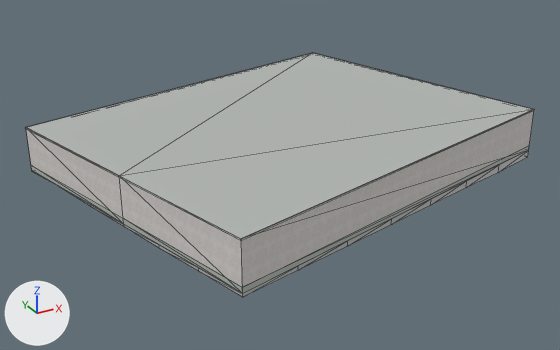
Two versions of the Blender file assets/blender/buildings/osm-way-24450069.blend, one commit apart.
One viewpoint serves both versions: a camera (50 mm lens) standing at (-23.9, -42.4, 20.2) and looking at (-0.9, -0.5, -0.7). Every picture has the same lights, and +X, +Y and +Z are marked at lower left. The picture after the commit comes second. Mesh edges are drawn as thin lines.

Script lines for the objects in view, before the commit:
```python
ob_reality_24450069_near_reality_concrete_plinth = bpy.data.objects.new('reality 24450069 near reality concrete plinth', me_reality_24450069_near_reality_concrete_plinth)
ob_reality_24450069_near_reality_concrete_plinth.parent = ob_osm_way_24450069
ob_reality_24450069_near_reality_concrete_plinth.location = (0.0, 0.0, 0.0)
ob_reality_24450069_near_reality_flat_weathered_roof = bpy.data.objects.new('reality 24450069 near reality flat weathered roof', me_reality_24450069_near_reality_flat_weathered_roof)
ob_reality_24450069_near_reality_flat_weathered_roof.parent = ob_osm_way_24450069
ob_reality_24450069_near_reality_flat_weathered_roof.location = (0.0, 0.0, 0.0)
ob_reality_24450069_near_reality_pale_aluminum_sill = bpy.data.objects.new('reality 24450069 near reality pale aluminum sill', me_reality_24450069_near_reality_pale_aluminum_sill)
ob_reality_24450069_near_reality_pale_aluminum_sill.parent = ob_osm_way_24450069
ob_reality_24450069_near_reality_pale_aluminum_sill.location = (0.0, 0.0, 0.0)
# also in view: 'reality 24450069 near reality aged pale plaster' at (0.0, 0.0, 1.5); 'building foundation 24450069' at (0.0, 0.0, -0.3)
```
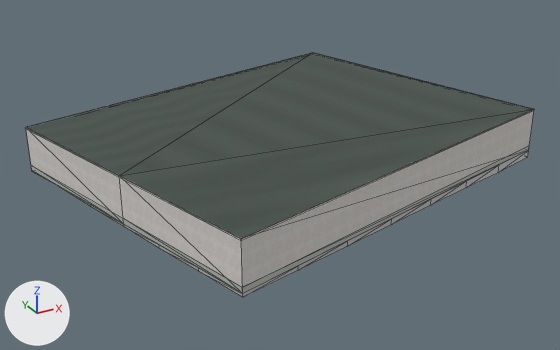
Where the change shows, as pixel boxes (x1, y1, x2, y2) in the pictures (560 x 350 px):
'reality 24450069 near reality flat weathered roof', surface changed (darker): (26, 53, 534, 239) in both
part 1 of me_reality_24450069_near_reality_pale_aluminum_sill, added: after (26, 53, 535, 241)

Diff of the bpy script that builds the scene:
```diff
--- a/assets/blender/buildings/osm-way-24450069.blend.py
+++ b/assets/blender/buildings/osm-way-24450069.blend.py
@@ img_roof_color_png @@
+img_roof_color_png = load_image('roof-color.png', '../../../public/models/architecture/textures/roof-color.png', 256, 256, 'sRGB')
@@ img_roof_normal_png @@
+img_roof_normal_png = load_image('roof-normal.png', '../../../public/models/architecture/textures/roof-normal.png', 256, 256, 'Non-Color')
@@ mat_reality_flat_weathered_roof @@
 mat_reality_flat_weathered_roof = bpy.data.materials.new('reality flat weathered roof')
-# nodes: BsdfPrincipled, OutputMaterial
-# colours: grey #b3b7b4
+# nodes: BsdfPrincipled, MixRGB, NormalMap, OutputMaterial, TexImage x2
+# colours: white #ffffff
+# uses the picture img_roof_color_png
+# uses the picture img_roof_normal_png
@@ me_reality_24450069_near_reality_pale_aluminum_sill @@
 # used by ob_reality_24450069_near_reality_pale_aluminum_sill; parent = ob_osm_way_24450069; location = (0.0, 0.0, 0.0)
-me_reality_24450069_near_reality_pale_aluminum_sill.from_pydata(...)  # 20 vertices, 10 faces; spans x -15.6..15.7, y -13.6..13.6, z 2.9..3.0
+me_reality_24450069_near_reality_pale_aluminum_sill.from_pydata(...)  # 40 vertices, 20 faces; spans x -15.6..15.7, y -13.6..13.6, z 2.9..3.0
+# me_reality_24450069_near_reality_pale_aluminum_sill part 1: 16 vertices added at x -15.6..15.7, y -13.6..13.6, z 3.0
+# other edits to the shape of me_reality_24450069_near_reality_pale_aluminum_sill do not show in these pictures
 me_reality_24450069_near_reality_pale_aluminum_sill.materials.append(mat_reality_pale_aluminum_sill)
```
